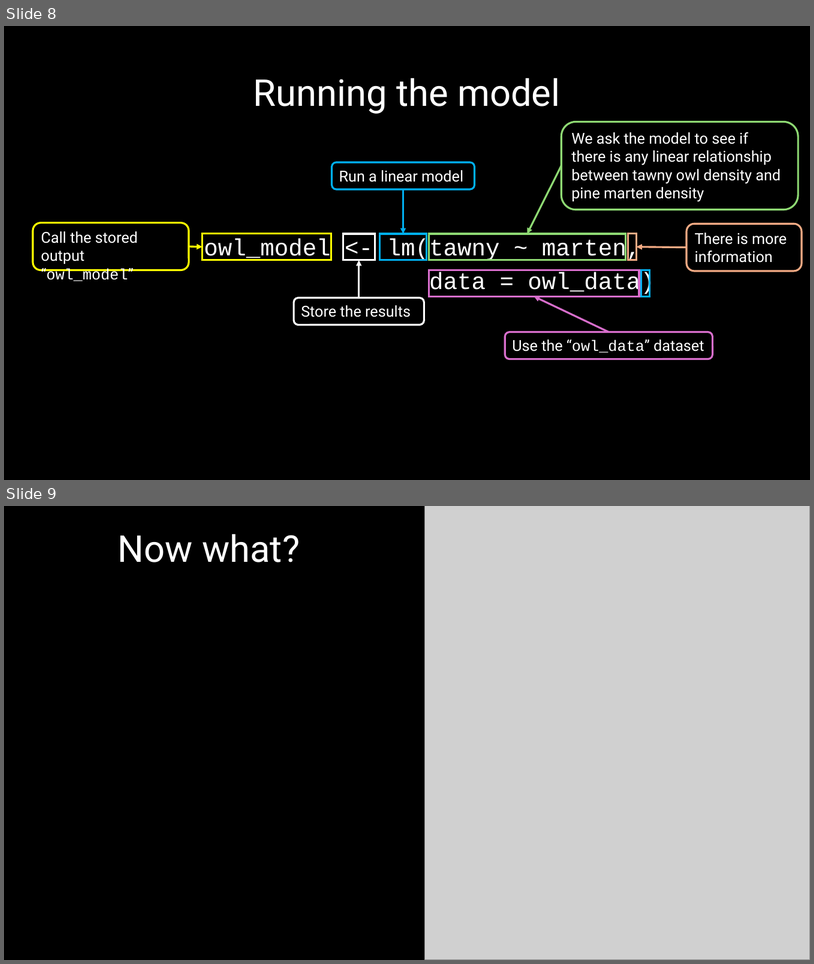
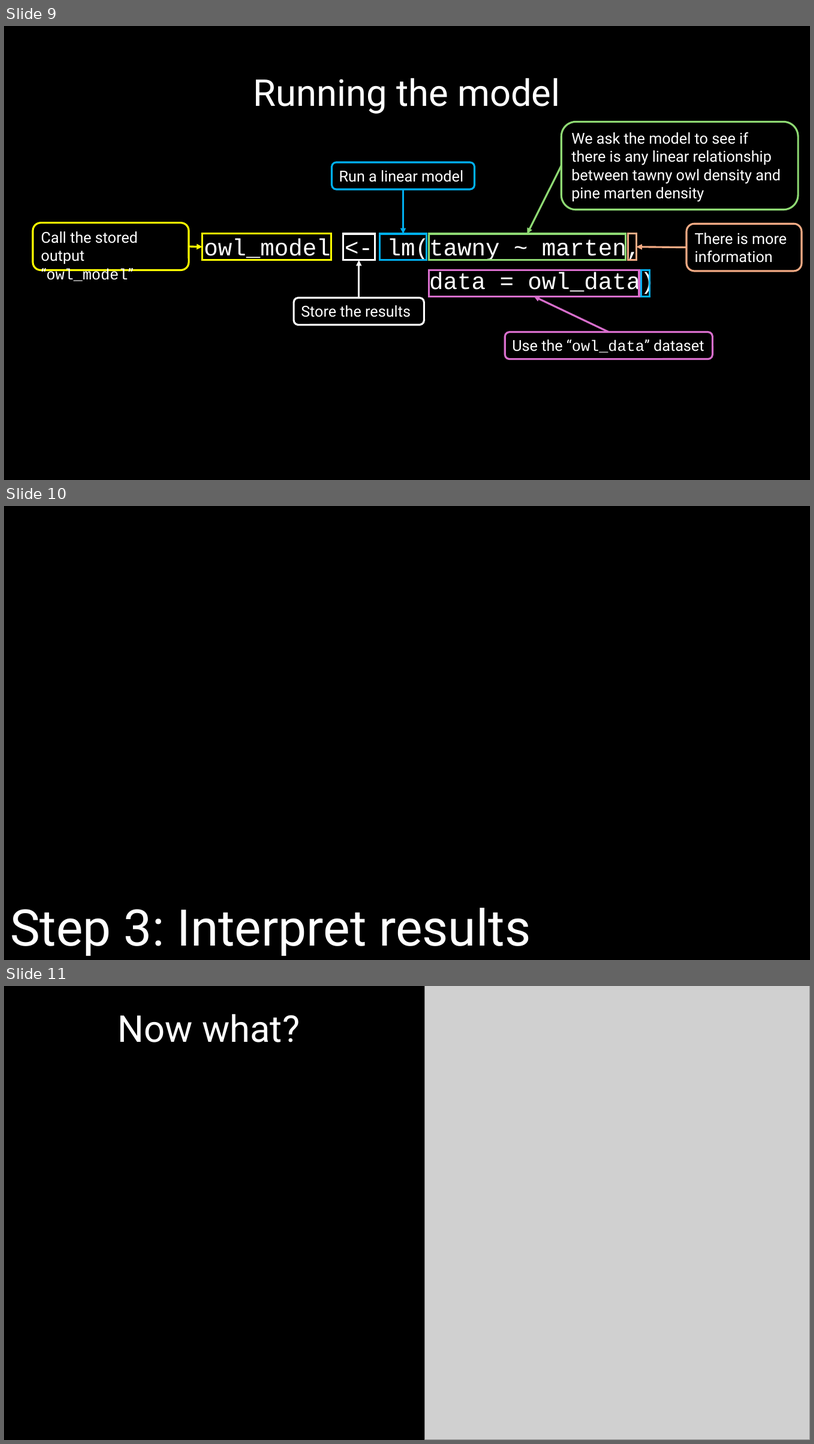
Before and after one commit to DeonRoos/stats-for-biologists, a slide deck: Lecture 5 - Cont LM/Slides/interpret_lm_cont.pptx. Shown one above the other, each under a label of ours: slides 8 and 9 before the commit, slides 9, 10 and 11 after it. The pictures are 814x964 and 814x1444 pixels, drawn with LibreOffice and Linux fonts; fonts in the diff are those of the drawing; grey boxes stand for pictures. Boxes give left, top, right and bottom in pixels: in the first picture for what was removed or moved away, otherwise in the second. Text is boxed around its words. In the diff, an @@ line names an element or a change of style, - is before the commit and + after.

```diff
--- a/Lecture 5 - Cont LM/Slides/interpret_lm_cont.pptx
+++ b/Lecture 5 - Cont LM/Slides/interpret_lm_cont.pptx
@@ slide 10 added at [4, 506, 810, 960], background #000000 @@
@@ title added at [10, 907, 531, 955], 60 pt, text #FFFFFF @@
+Step 3: Interpret results
@@ what was slide 8 is now slide 9 @@
@@ what was slide 9 is now slide 11 @@
```
Also in this commit, not shown: 3 slides changed, 12 other slides added, 33 other files.
